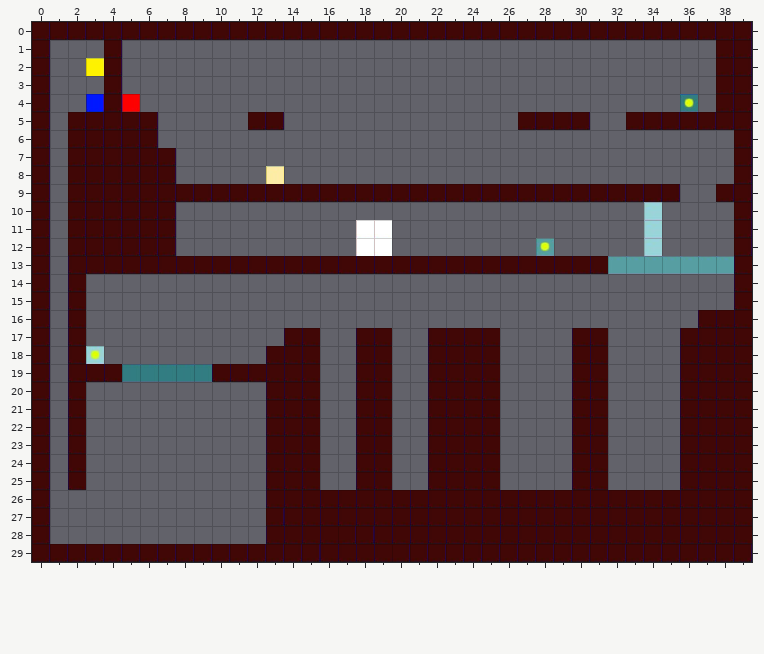
Two versions of a level (Tiled map, levels/henry_level_3.tmx). Above: the version before the commit.
Cells are 20x20 px. Shown: x 0..39, y 0..29.
Once edited:
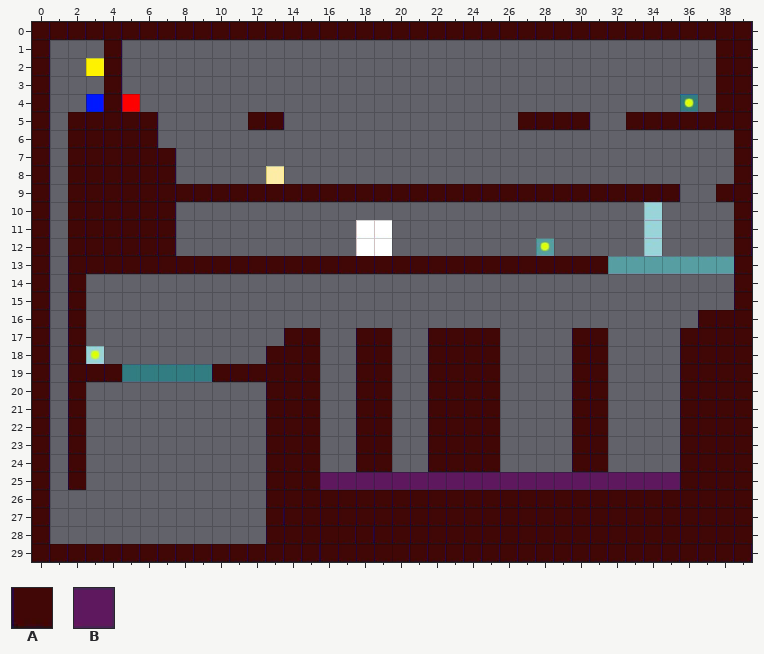
Key: from "tile_map_36_36": A 0 flipped left-right, B 27.
_ is an empty cell, . an unchanged one.
What changed:
--- layer "Tile Layer 1"
@@ x 16..35 @@
-25 __AA__AAAA____AA____
+25 BBBBBBBBBBBBBBBBBBBB
Where, in picture pixels (left, top, right, bottom), the same in both pictures:
changed: (320, 472, 680, 490)
